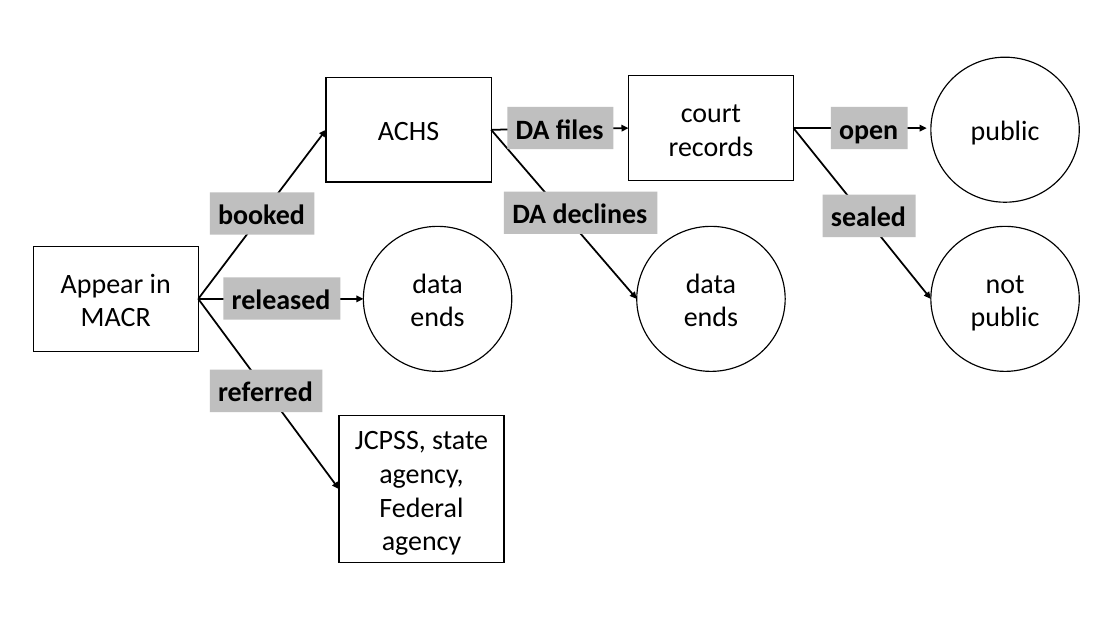
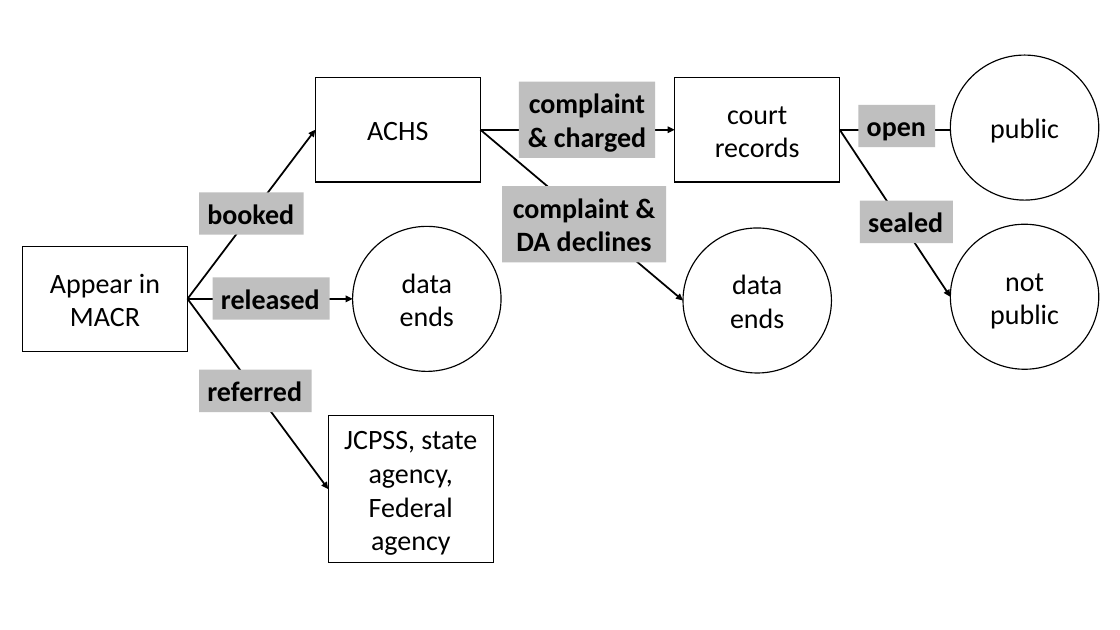
Before and after one commit to vdorie/dojr, a slide deck: slide 1 of macrDisclosure/img/arrestDataFlow.pptx. Drawn at 1120x630 pixels with LibreOffice and Linux fonts; fonts in the diff are those of the drawing. Boxes give left, top, right and bottom in pixels: in the first picture for what was removed or moved away, otherwise in the second. Text is boxed around its words. In the diff, an @@ line names an element or a change of style, - is before the commit and + after.

```diff
--- a/macrDisclosure/img/arrestDataFlow.pptx
+++ b/macrDisclosure/img/arrestDataFlow.pptx
@@ ellipse "public" moved from (x1=931, y1=57, x2=1080, y2=202) to (x1=950, y1=55, x2=1099, y2=201) @@
@@ rectangle "complaint" resized from (x1=507, y1=107, x2=613, y2=149) to (x1=519, y1=82, x2=655, y2=158) @@
@@ text in rectangle at (x1=529, y1=93, x2=646, y2=152): text changed @@
-DA files
+complaint
+& charged
@@ rectangle "open" moved from (x1=831, y1=107, x2=907, y2=149) to (x1=859, y1=105, x2=935, y2=147) @@
@@ arrow moved from (492, 129) - (637, 299) to (481, 129) - (683, 301) @@
@@ arrow moved from (492, 129) - (628, 129) to (481, 129) - (675, 129) @@
@@ 1 rectangle, 1 ellipse, 1 arrow moved together from (x1=628, y1=76, x2=927, y2=371) to (x1=675, y1=77, x2=973, y2=373) @@
@@ arrow moved from (794, 129) - (931, 299) to (840, 129) - (950, 297) @@
@@ rectangle "complaint &" resized from (x1=504, y1=192, x2=658, y2=234) to (x1=502, y1=187, x2=666, y2=263) @@
@@ text in rectangle at (x1=513, y1=198, x2=629, y2=223): paragraph added @@
+complaint &
@@ rectangle "sealed" moved from (x1=823, y1=195, x2=916, y2=237) to (x1=860, y1=201, x2=954, y2=243) @@
@@ text in rectangle at (x1=516, y1=231, x2=652, y2=251): alignment left to centre @@
@@ ellipse "not public" moved from (x1=931, y1=226, x2=1080, y2=371) to (x1=950, y1=224, x2=1099, y2=370) @@
@@ 6 rectangles, 3 arrows, 1 ellipse moved together from (x1=34, y1=77, x2=513, y2=563) to (x1=23, y1=77, x2=502, y2=563) @@
```
Also in this commit, not shown: 1 other file.
